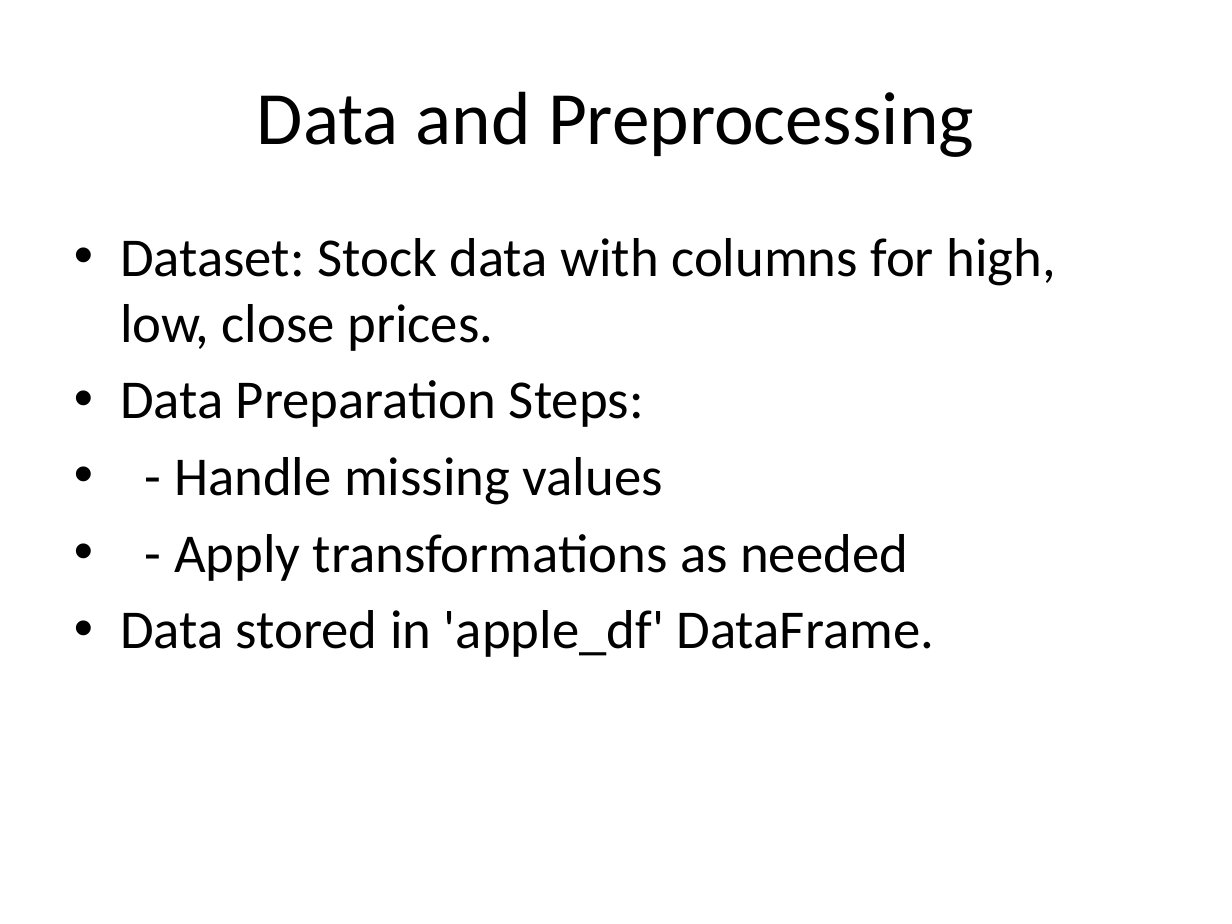
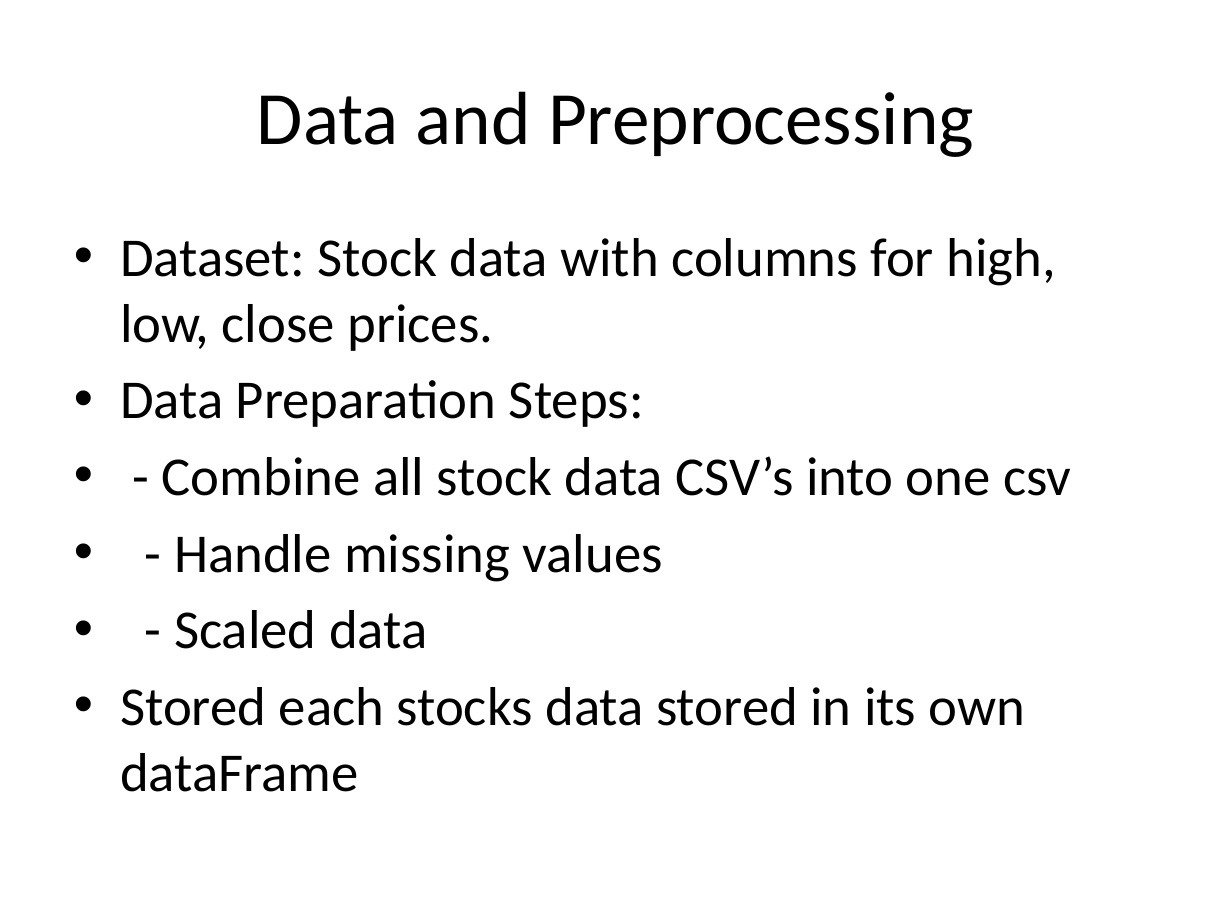
Before and after one commit to rdon11306/Final_Poject, a slide deck: slide 3 of Financial_Data_Analysis_Presentation.pptx. Drawn at 1232x924 pixels with LibreOffice and Linux fonts; fonts in the diff are those of the drawing. Boxes give left, top, right and bottom in pixels: in the first picture for what was removed or moved away, otherwise in the second. Text is boxed around its words. In the diff, an @@ line names an element or a change of style, - is before the commit and + after.

```diff
--- a/Financial_Data_Analysis_Presentation.pptx
+++ b/Financial_Data_Analysis_Presentation.pptx
@@ text at <box>162,456,1071,496</box>: paragraph added @@
+• - Combine all stock data CSV’s into one csv
@@ text at <box>120,610,1026,792</box>: text changed @@
-• - Apply transformations as needed
-• Data stored in 'apple_df' DataFrame.
+• - Scaled data
+• Stored each stocks data stored in its own dataFrame
```
Also in this commit, not shown: 4 other slides changed, 2 slides added.
